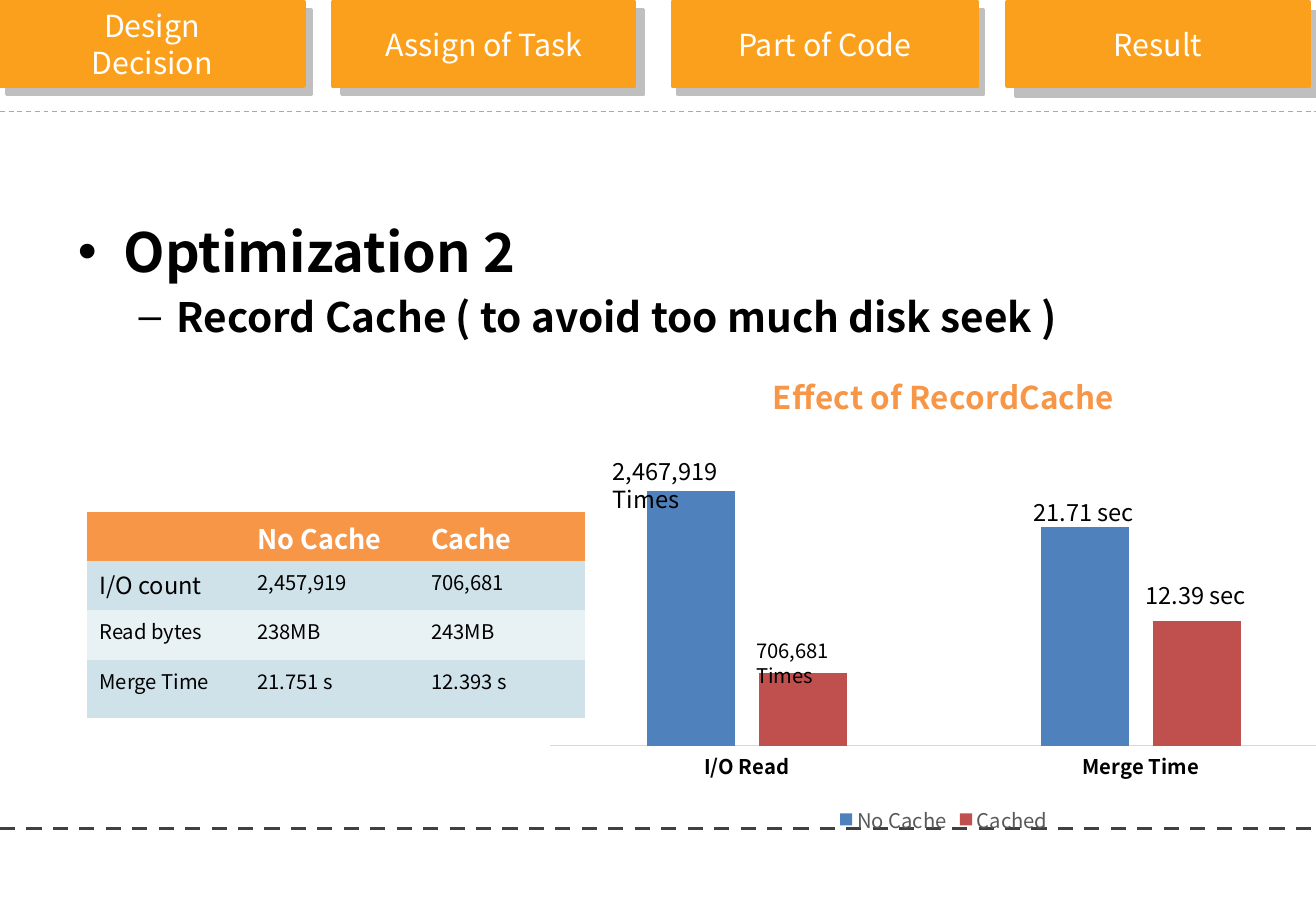
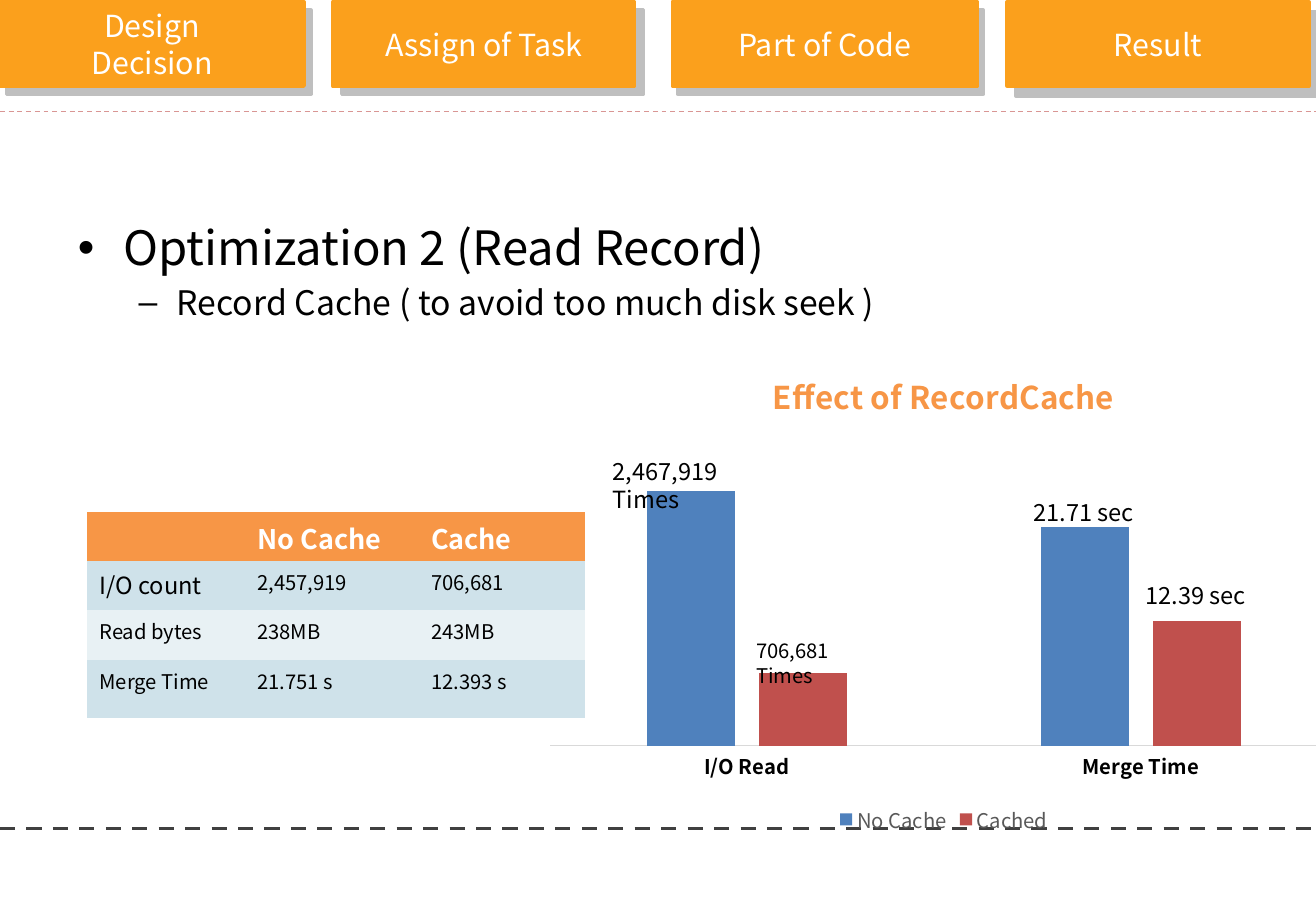
Before and after one commit to clover3/orange, a slide deck: slide 22 of Document/orange_progress.pptx (slide 21 before the commit). Drawn at 1316x911 pixels with LibreOffice and Linux fonts; fonts in the diff are those of the drawing; background and template pictures are left out. Boxes give left, top, right and bottom in pixels: in the first picture for what was removed or moved away, otherwise in the second. Text is boxed around its words. In the diff, an @@ line names an element or a change of style, - is before the commit and + after.

```diff
--- a/Document/orange_progress.pptx
+++ b/Document/orange_progress.pptx
@@ text at box(124, 226, 764, 276): text changed; size 32 to 28 pt; bold off @@
-• Optimization 2
+• Optimization 2 (Read Record)
@@ text at box(177, 288, 855, 316): size 24 to 20 pt, bold off in "Record Cache ( to avoid too much ..." @@
```
Also in this commit, not shown: 7 other slides changed, 2 slides added.
